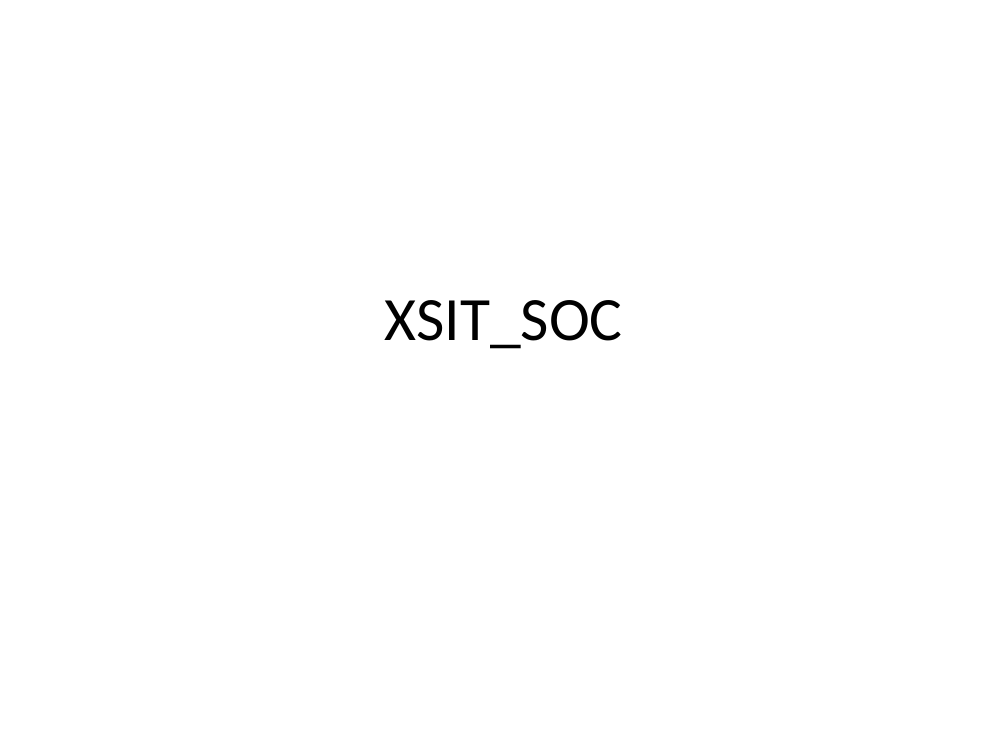
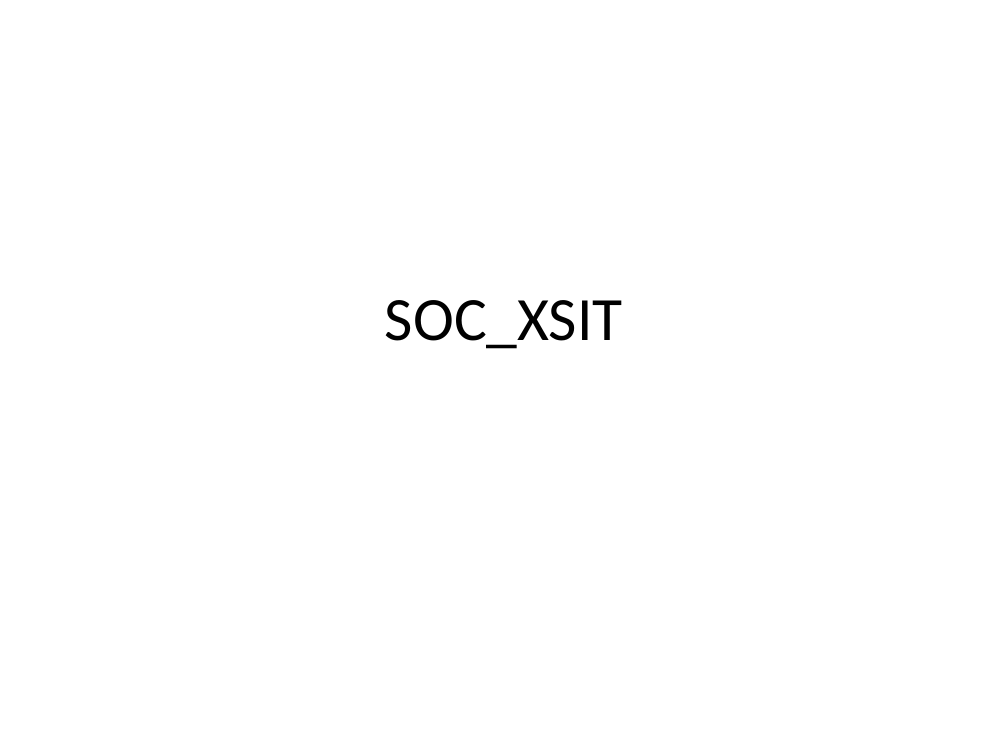
Before and after one commit to kemacdonald/soc_xsit, a slide deck: slide 1 of soc_xsit_notebook.pptx. Drawn at 1008x756 pixels with LibreOffice and Linux fonts; fonts in the diff are those of the drawing. Boxes give left, top, right and bottom in pixels: in the first picture for what was removed or moved away, otherwise in the second. Text is boxed around its words. In the diff, an @@ line names an element or a change of style, - is before the commit and + after.

```diff
--- a/soc_xsit_notebook.pptx
+++ b/soc_xsit_notebook.pptx
@@ title at [385,300,623,349]: text changed @@
-XSIT_SOC
+SOC_XSIT
```
Also in this commit, not shown: 4 other slides changed, 4 slides added.
